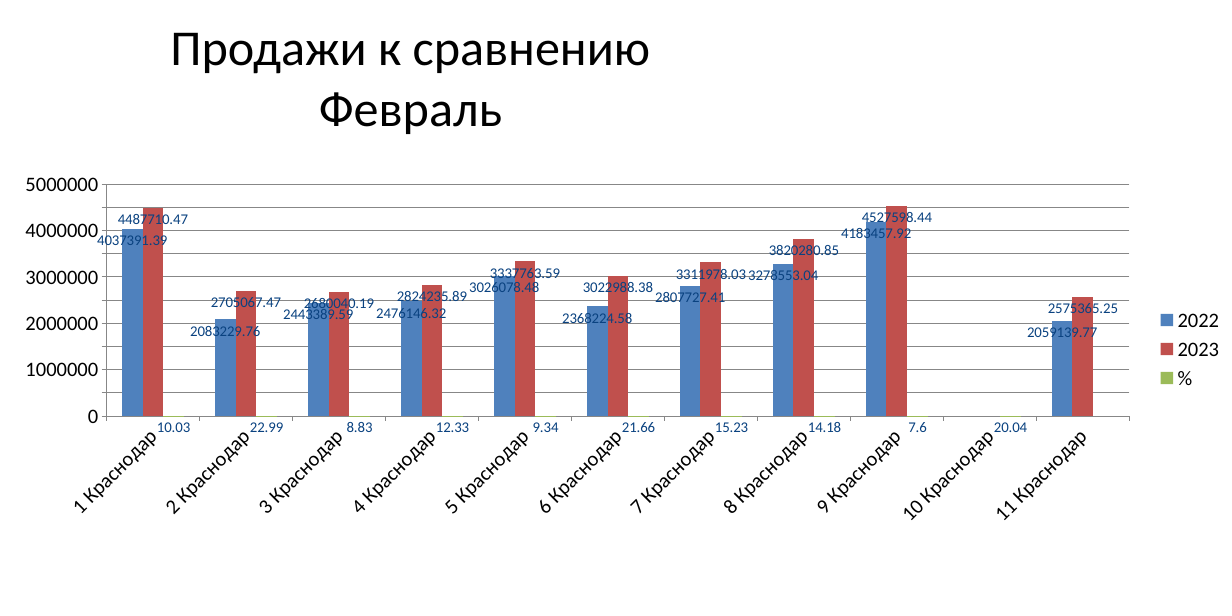
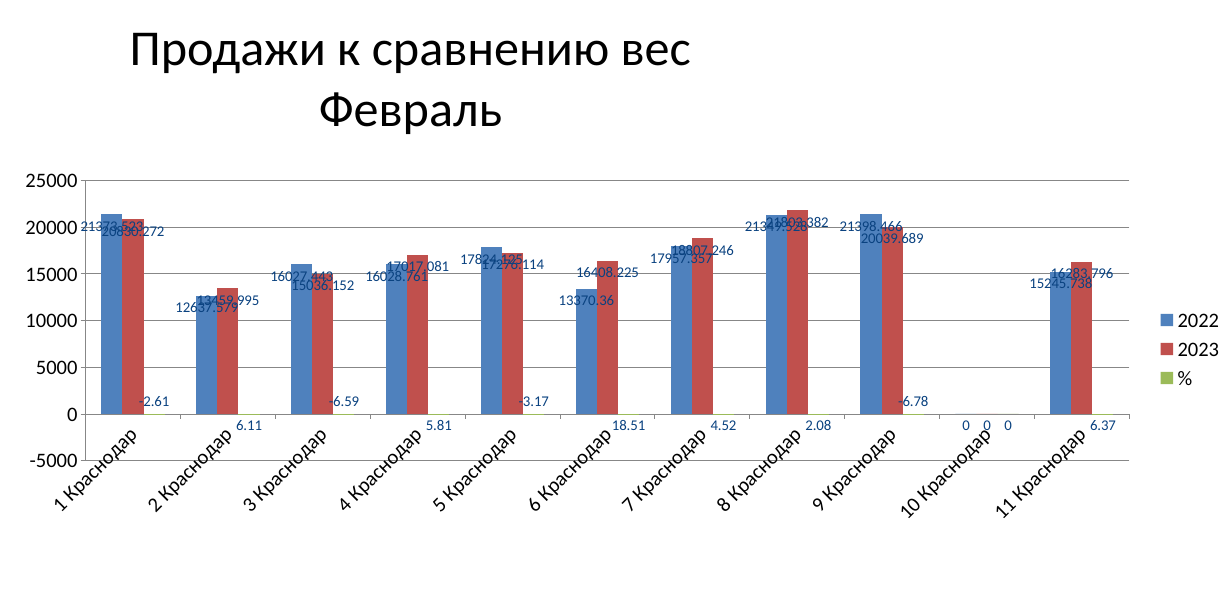
Before and after one commit to ArtemInkov/Analiz_LFL_Power_Point, a slide deck: slide 6 of chart-01.pptx (slide 3 before the commit). Drawn at 1232x616 pixels with LibreOffice and Linux fonts; fonts in the diff are those of the drawing. Boxes give left, top, right and bottom in pixels: in the first picture for what was removed or moved away, otherwise in the second. Text is boxed around its words. In the diff, an @@ line names an element or a change of style, - is before the commit and + after.

```diff
--- a/chart-01.pptx
+++ b/chart-01.pptx
@@ title at bbox=[130, 32, 691, 74]: text changed @@
-Продажи к сравнению
+Продажи к сравнению вес
@@ column chart at bbox=[1, 164, 1232, 534] @@
-2022: 4037391.39, 2083229.76, 2443389.59, 2476146.32, 3026078.48, 2368224.58, 2807727.41, 3278553.04, 4183457.92, -, 2059139.77
+2022: 21373.523, 12637.579, 16027.443, 16028.761, 17824.125, 13370.36, 17957.357, 21349.528, 21398.466, 0, 15245.738
-2023: 4487710.47, 2705067.47, 2680040.19, 2824235.89, 3337763.59, 3022988.38, 3311978.03, 3820280.85, 4527598.44, -, 2575365.25
+2023: 20830.272, 13459.995, 15036.152, 17017.081, 17276.114, 16408.225, 18807.246, 21803.382, 20039.689, 0, 16283.796
-%: 10.03, 22.99, 8.83, 12.33, 9.34, 21.66, 15.23, 14.18, 7.6, 20.04
+%: -2.61, 6.11, -6.59, 5.81, -3.17, 18.51, 4.52, 2.08, -6.78, 0, 6.37
```
Also in this commit, not shown: 6 other slides changed, 14 slides added, 6 other files.
